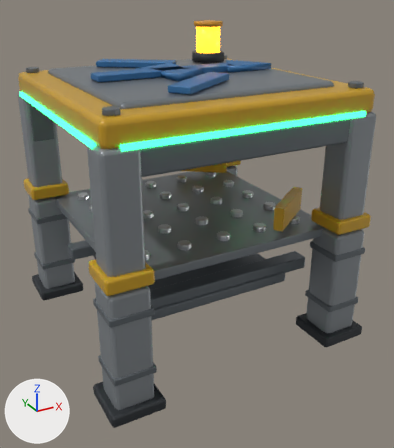
An edit to the glTF model fieldworks-machines/models/fw_merge.glb, drawn before and after from the same camera.
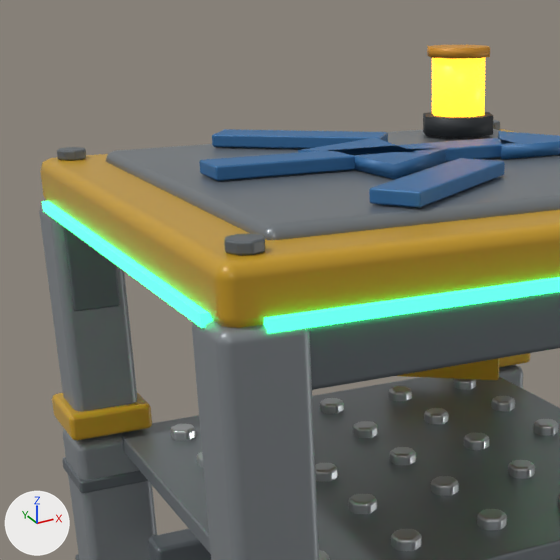
Old and new are each drawn whole from a camera (50 mm lens) standing at (-1.076, -2.091, 1.486) and looking at (0.021, -0.098, 0.489) and again close up on the part from 0% to 65% of the width and 0% to 57% of the height. The lights are fixed; the arrows at lower left show +X, +Y and +Z. The last two pictures show the newer version. Where no turn or scale is listed for an object, it has been applied to the vertices. Vertices at exactly the same position are counted once.

Before the edit, the objects in view are built like this:
```python
me_cube_027 = bpy.data.meshes.new('Cube.027')
me_cube_027.from_pydata(...)  # 56 vertices, 108 faces; spans x -0.55..-0.45, y 0.425..0.455, z 0.82..1.0
me_cube_027.materials.append(mat_7f878d)
me_cube_040 = bpy.data.meshes.new('Cube.040')
me_cube_040.from_pydata(...)  # 56 vertices, 108 faces; spans x -0.243..0.091, y 0.16..0.438, z 1.142..1.168
me_cube_040.materials.append(mat_3f86c6)
me_cube_041 = bpy.data.meshes.new('Cube.041')
me_cube_041.from_pydata(...)  # 56 vertices, 108 faces; spans x -0.243..0.091, y -0.438..-0.16, z 1.142..1.168
me_cube_041.materials.append(mat_3f86c6)
ob_block_028 = bpy.data.objects.new('block.028', me_cube_027)
ob_block_028.location = (0.0, 0.0, 0.0)
ob_block_037 = bpy.data.objects.new('block.037', me_cube_040)
ob_block_037.location = (0.0, 0.0, 0.0)
ob_block_038 = bpy.data.objects.new('block.038', me_cube_041)
ob_block_038.location = (0.0, 0.0, 0.0)
# also in view: 'cyl' at (0.3, 0.3, 1.315); 'block.035' at (0.0, -0.53, 0.97); 'bar.001' at (0.31, 0.38, 0.61); 'block.039' at (-0.07, 0.0, 1.155); 'beacon_l' at (0.3, 0.3, 1.245)
```
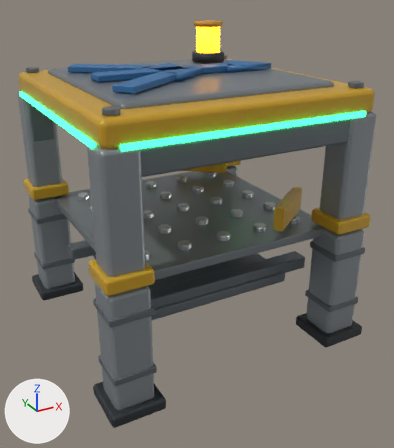
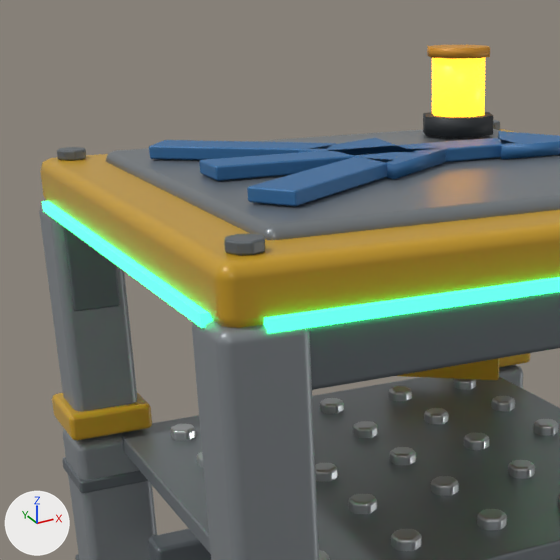
Where the newer file only moved an object's origin or applied its transform, the numbers keep the older frame.

What changed in the scene script:
```text
Change me_cube_040:
    used by ob_block_037; location = (0.0, 0.0, 0.0)
    remove me_cube_040.from_pydata(...)  # 56 vertices, 108 faces; spans x -0.243..0.091, y 0.16..0.438, z 1.142..1.168
    add me_cube_040.from_pydata(...)  # 56 vertices, 108 faces; spans x -0.167..0.167, y -0.139..0.139, z -0.013..0.013
    me_cube_040 part 1: the whole mesh is moved by (0.076, -0.299, -1.155)
Change me_cube_041:
    used by ob_block_038; location = (0.0, 0.0, 0.0)
    remove me_cube_041.from_pydata(...)  # 56 vertices, 108 faces; spans x -0.243..0.091, y -0.438..-0.16, z 1.142..1.168
    add me_cube_041.from_pydata(...)  # 56 vertices, 108 faces; spans x -0.167..0.167, y -0.139..0.139, z -0.013..0.013
    me_cube_041 part 2: the whole mesh is moved by (0.076, 0.299, -1.155)
Change ob_block_037:
    ob_block_037.location: (0.0, 0.0, 0.0) -> (-0.238, 0.196, 1.155)
Change ob_block_038:
    ob_block_038.location: (0.0, 0.0, 0.0) -> (-0.238, -0.196, 1.155)
```

Boxes [x1, y1, x2, y2] around the edits, measured in the close-ups (560 x 560 px):
'block.038', moved: before [369, 158, 505, 208]; after [247, 157, 392, 206]
'block.037', moved: before [212, 129, 388, 149]; after [149, 140, 336, 160]
